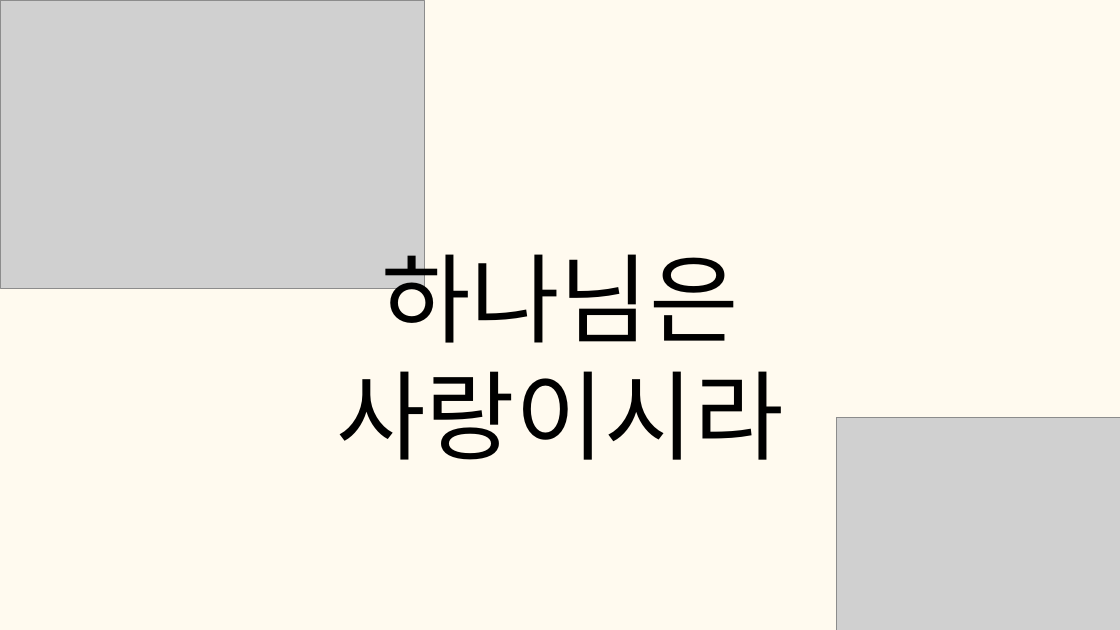
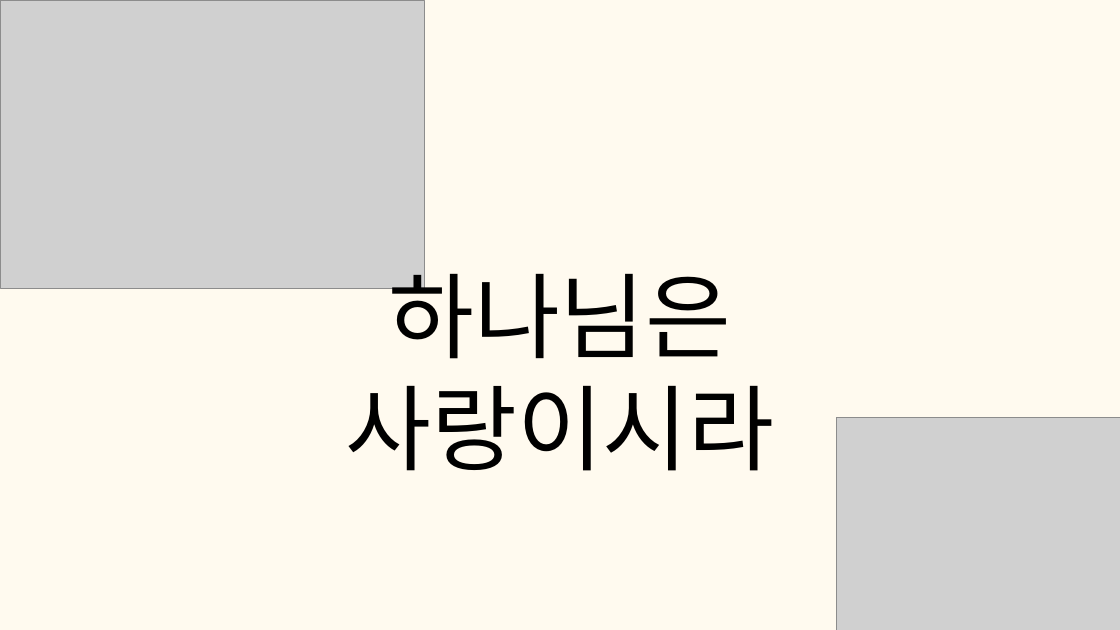
Before and after one commit to tkdgns25300/sunday_play, a slide deck: slide 16 of public/downloads/games/newspaper-puzzle/rules.pptx (slide 15 before the commit). Drawn at 1120x630 pixels with LibreOffice and Linux fonts; fonts in the diff are those of the drawing; grey boxes stand for pictures. Boxes give left, top, right and bottom in pixels: in the first picture for what was removed or moved away, otherwise in the second. Text is boxed around its words. In the diff, an @@ line names an element or a change of style, - is before the commit and + after.

```diff
--- a/public/downloads/games/newspaper-puzzle/rules.pptx
+++ b/public/downloads/games/newspaper-puzzle/rules.pptx
@@ text "하나님은 사랑이시라": place and size @@
-text "하나님은 사랑이시라" at [336,237,783,460]
+text "하나님은 사랑이시라" at [345,256,774,471]
@@ text "하나님은 사랑이시라" at [345,256,774,471]: size 125 to 120 pt, font Arial to Noto Sans CJK KR; line spacing 150pt to 144pt @@
```
Also in this commit, not shown: 16 other slides changed, 1 slide added, 3 other files.
